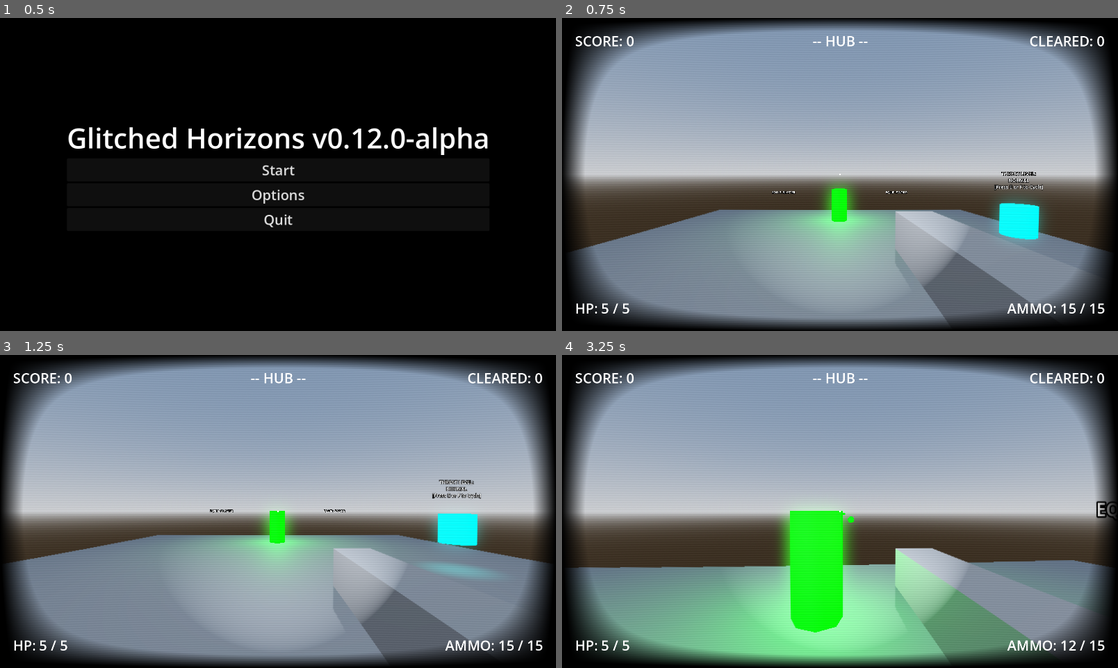
Above: before the commit, frames 1-4 (two rows, left to right).
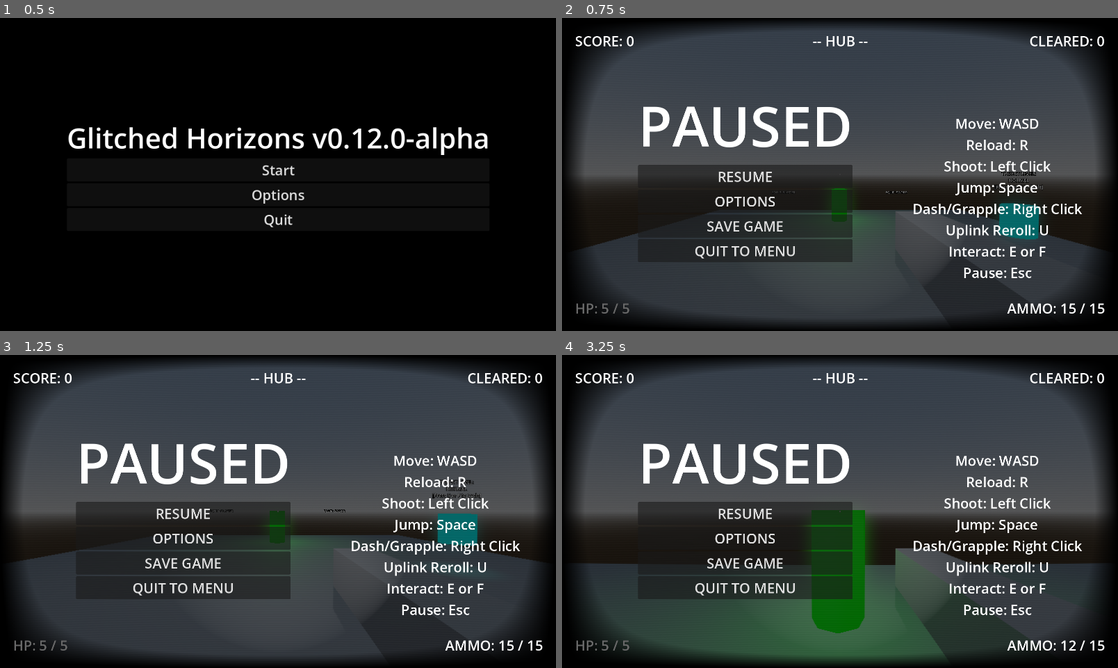
Above: after the commit, the same moments.

Repository: EnderiousGaming/R0-0TRoguelike
Game: Godot game, scene res://scenes/main_menu.tscn
Two runs of this game, one before a commit and one after it. Both use one fixed random seed, a clock stepped at 60 frames per second and the inputs below.
Inputs (mouse positions are in pixels of both pictures, inside the frame that each line leads up to):
- Up to frame 1 (0.5 s): no input
- Up to frame 2 (0.75 s): click "Start" at 0.5 s
- Up to frame 3 (1.25 s): no input
- Up to frame 4 (3.25 s): move the mouse to (867, 511) at 1.27 s; hold W (move_forward) from 1.28 s (still down); right-click (867, 511) at 1.35 s; click (867, 511) at 1.42 s; tap Space (jump) at 1.52, 2.27 s; move the mouse to (812, 511) at 2.02 s; tap E (interact) at 2.1 s; move the mouse to (851, 505) at 2.77 s; press the mouse at (851, 505) at 2.78 s

Frame 1 is identical in both runs. In frame 2, 89% of the frame differs, in the area x 0-100%, y 0-99%; in frame 3, 90%; in frame 4, 90%, in the area x 0-100%, y 0-100%.

Commit message:
Added reload control label in pause screen

Diff:
--- a/scenes/boss.tscn
+++ b/scenes/boss.tscn
@@ -45,7 +45,6 @@
 [node name="NavigationAgent3D" type="NavigationAgent3D" parent="." unique_id=1577384535]
 path_desired_distance = 3.0
 target_desired_distance = 3.0
-debug_enabled = true
 debug_path_custom_color = Color(1, 0, 0, 1)
 
 [node name="LaserPivot" type="Node3D" parent="." unique_id=633105696]
--- a/scenes/player.tscn
+++ b/scenes/player.tscn
@@ -133,7 +133,6 @@
 
 [node name="PauseMenu" type="Control" parent="HUD" unique_id=845286292]
 process_mode = 3
-visible = false
 layout_mode = 3
 anchors_preset = 15
 anchor_right = 1.0
@@ -203,6 +202,12 @@
 text = "Move: WASD"
 horizontal_alignment = 1
 
+[node name="Label8" type="Label" parent="HUD/PauseMenu/Controls" unique_id=1999246632]
+layout_mode = 2
+theme_override_font_sizes/font_size = 32
+text = "Reload: R"
+horizontal_alignment = 1
+
 [node name="Label2" type="Label" parent="HUD/PauseMenu/Controls" unique_id=543418311]
 layout_mode = 2
 theme_override_font_sizes/font_size = 32
--- a/scenes/tutorial/chamber_02_blaster.tscn
+++ b/scenes/tutorial/chamber_02_blaster.tscn
@@ -1,3 +1,13 @@
 [gd_scene format=3 uid="uid://dkuirs2hbsol0"]
 
 [node name="Chamber02Blaster" type="Node3D" unique_id=2048802616]
+
+[node name="CSGBox3D" type="CSGBox3D" parent="." unique_id=1770598686]
+transform = Transform3D(1, 0, 0, 0, 1, 0, 0, 0, 1, 0, 5, 0)
+use_collision = true
+flip_faces = true
+size = Vector3(10, 10, 10)
+
+[node name="CSGBox3D2" type="CSGBox3D" parent="." unique_id=395752883]
+transform = Transform3D(1, 0, 0, 0, 1, 0, 0, 0, 1, 0, 2.5, -2.5)
+size = Vector3(10, 5, 5)
--- a/scripts/boss.gd
+++ b/scripts/boss.gd
@@ -171,9 +171,14 @@
 	# Pass any specific value you want (e.g., Bosses drop more)
 	drop_instance.point_value = 5000
 
-	RunManager.enemies_defeated_this_room += 1
+	# 1. Increment the temporary current session stat
 	RunManager.bosses_purged += 1
-	SaveManager.bosses_purged += 1
+
+	# 2. Increment the permanent disk-based lifetime stat
+	SaveManager.save_data["stats"]["bosses_purged"] += 1
+
+	# 3. Commit the updated memory core immediately to the hard drive
+	SaveManager.save_game()
 
 	# Use call_deferred to safely add it to the world, just like we did with Aureus
 	get_parent().call_deferred("add_child", drop_instance)
